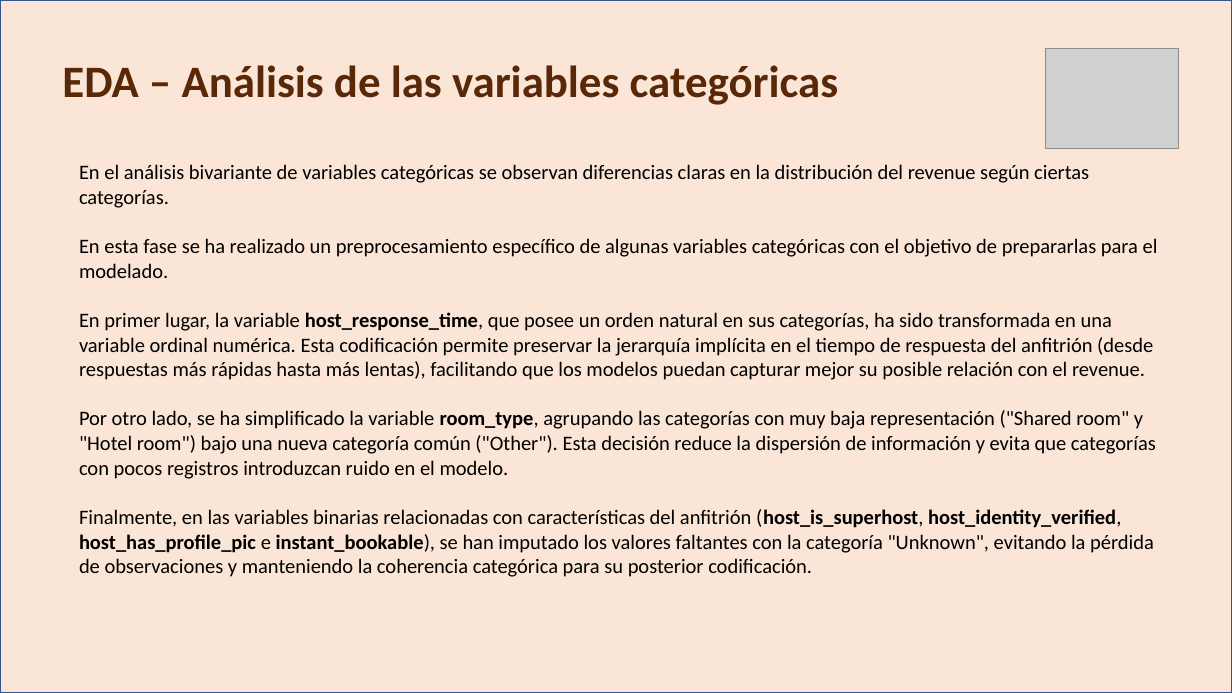
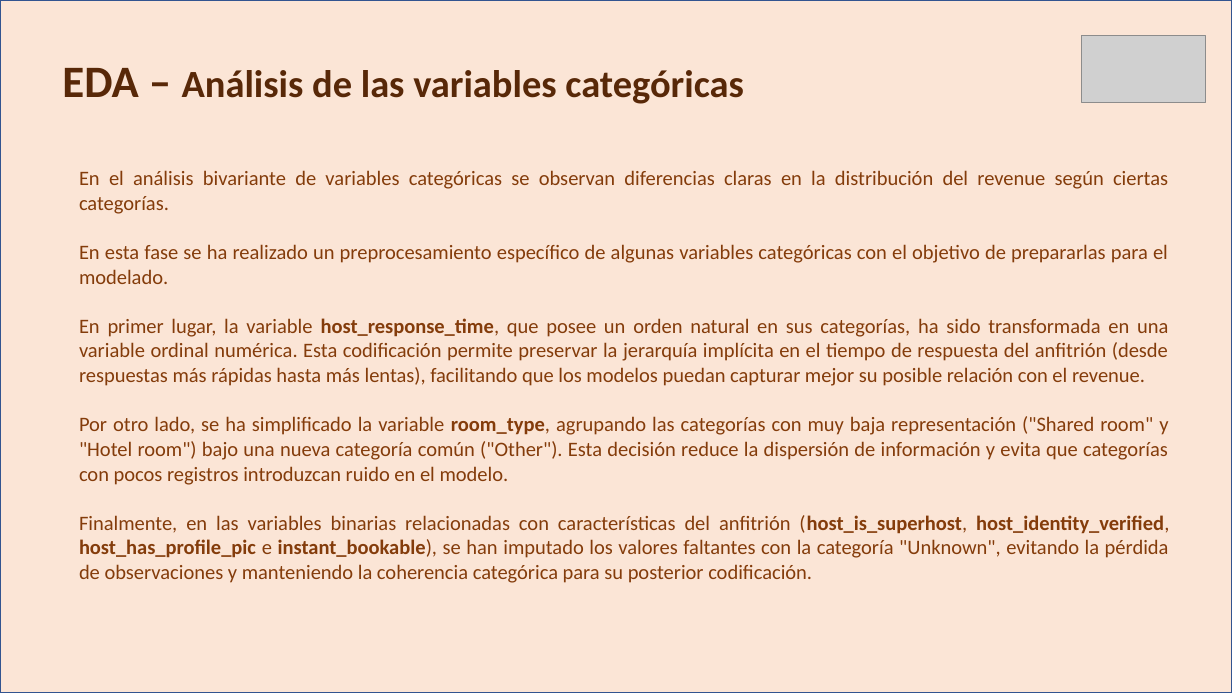
Before and after one commit to HimuraFresh/ML_-Grupo_1-, a slide deck: slide 7 of ML_ppt.pptx. Drawn at 1232x693 pixels with LibreOffice and Linux fonts; fonts in the diff are those of the drawing; grey boxes stand for pictures. Boxes give left, top, right and bottom in pixels: in the first picture for what was removed or moved away, otherwise in the second. Text is boxed around its words. In the diff, an @@ line names an element or a change of style, - is before the commit and + after.

```diff
--- a/ML_ppt.pptx
+++ b/ML_ppt.pptx
@@ text "EDA – Análisis de las ..." at (62,68,744,104): size 35 to 30 pt in "Análisis de las variables categóricas" @@
@@ picture removed at (1046,48,1179,148) @@
@@ picture added at (1082,35,1206,103) @@
@@ text "En el análisis bivariante de ..." at (79,170,1169,583): text colour #000000 to #843C0B; alignment left to justified @@
```
Also in this commit, not shown: 13 other slides changed, 4 slides added, 2 other files.
